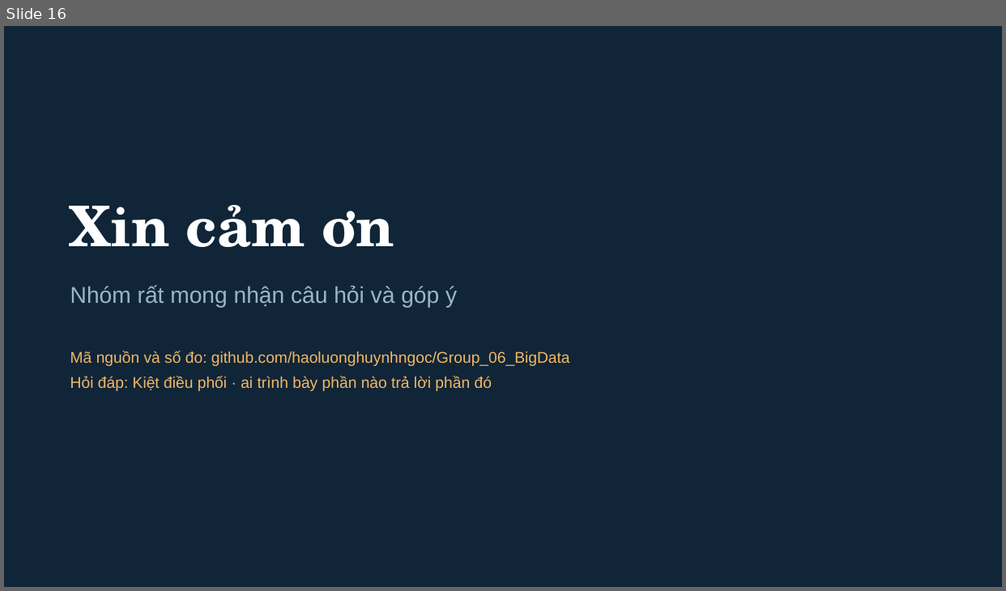
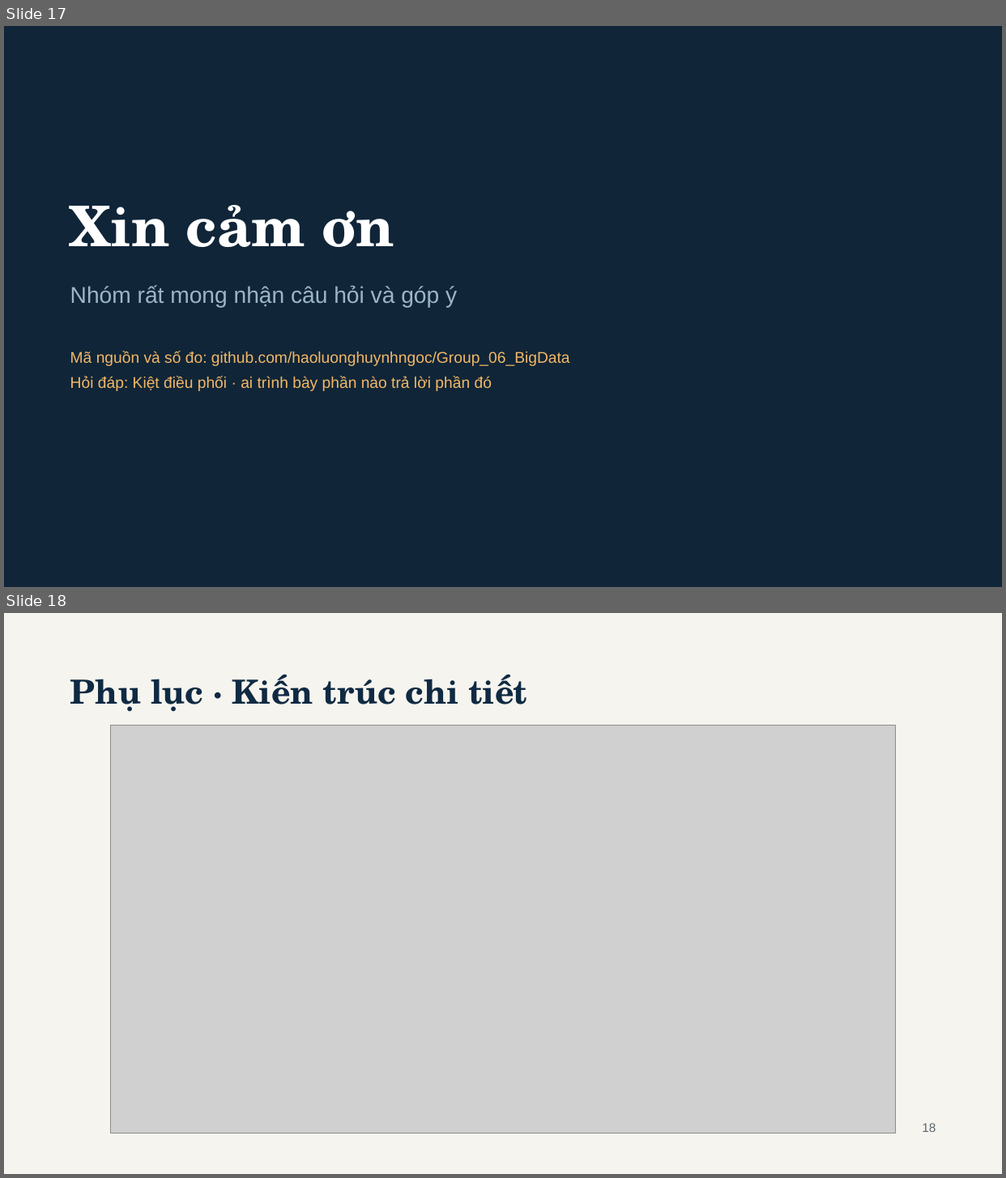
Before and after one commit to haoluonghuynhngoc/Group_06_BigData, a slide deck: Present/BookPulse - BDA501 Session 8 Team Presentation.pptx. Shown one above the other, each under a label of ours: slide 16 before the commit, slides 17 and 18 after it. The pictures are 1006x591 and 1006x1178 pixels, drawn with LibreOffice and Linux fonts; fonts in the diff are those of the drawing; grey boxes stand for pictures. Boxes give left, top, right and bottom in pixels: in the first picture for what was removed or moved away, otherwise in the second. Text is boxed around its words. In the diff, an @@ line names an element or a change of style, - is before the commit and + after.

```diff
--- a/Present/BookPulse - BDA501 Session 8 Team Presentation.pptx
+++ b/Present/BookPulse - BDA501 Session 8 Team Presentation.pptx
@@ slide 18 added at (4,613,1002,1174), background #F6F4EE @@
@@ text added at (70,675,527,712), 32 pt, text #0F2A43, bold @@
+Phụ lục · Kiến trúc chi tiết
@@ picture added at (110,726,896,1133) @@
@@ text added at (922,1123,936,1132), 12 pt, text #5B6770 @@
+18
@@ what was slide 16 is now slide 17 @@
```
Also in this commit, not shown: 1 slide changed, 1 other slide added, 1 slide removed, 6 other files.
